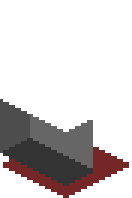
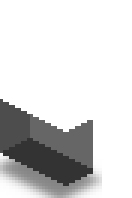
Two versions of the same layered image (132 x 198). Layer-by-layer changes:
added layer "Shadow copy" (60%) above "Bottom" over (x1=0, y1=147, x2=102, y2=198)
hid "Bottom" over (x1=3, y1=147, x2=129, y2=198)
